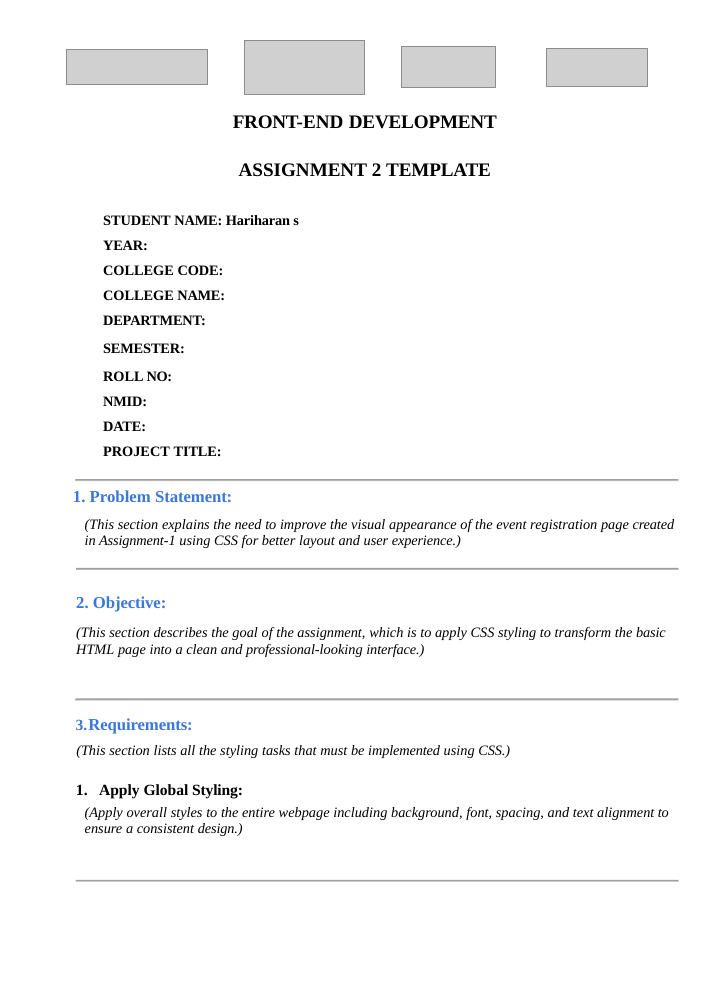
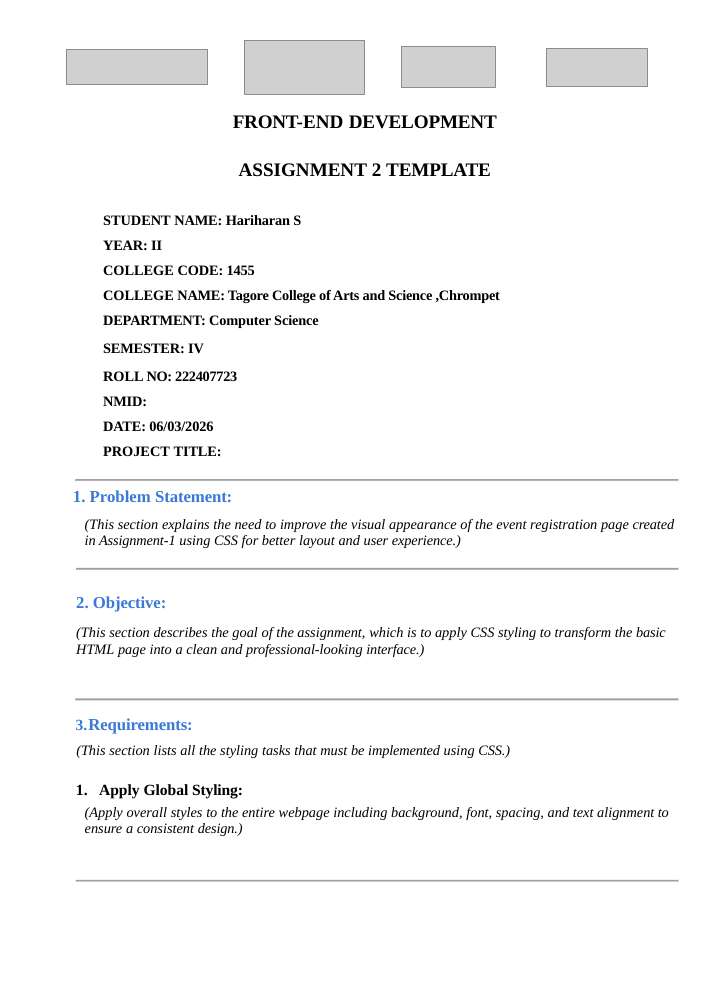
Before and after one commit to mr-heain/event-registration, a slide deck: slide 1 of ppt/FE Assignment template- 2.pptx. Drawn at 713x1008 pixels with LibreOffice and Linux fonts; fonts in the diff are those of the drawing; grey boxes stand for pictures. Boxes give left, top, right and bottom in pixels: in the first picture for what was removed or moved away, otherwise in the second. Text is boxed around its words. In the diff, an @@ line names an element or a change of style, - is before the commit and + after.

```diff
--- a/ppt/FE Assignment template- 2.pptx
+++ b/ppt/FE Assignment template- 2.pptx
@@ text at <box>103,215,500,381</box>: text changed @@
-STUDENT NAME: Hariharan s
-YEAR:
-COLLEGE CODE:
-COLLEGE NAME:
-DEPARTMENT:
-SEMESTER:
-ROLL NO:
+STUDENT NAME: Hariharan S
+YEAR: II
+COLLEGE CODE: 1455
+COLLEGE NAME: Tagore College of Arts and Science ,Chrompet
+DEPARTMENT: Computer Science
+SEMESTER: IV
+ROLL NO: 222407723
@@ text at <box>103,421,213,431</box>: text changed @@
-DATE:
+DATE: 06/03/2026
```
Also in this commit, not shown: 2 other files.
